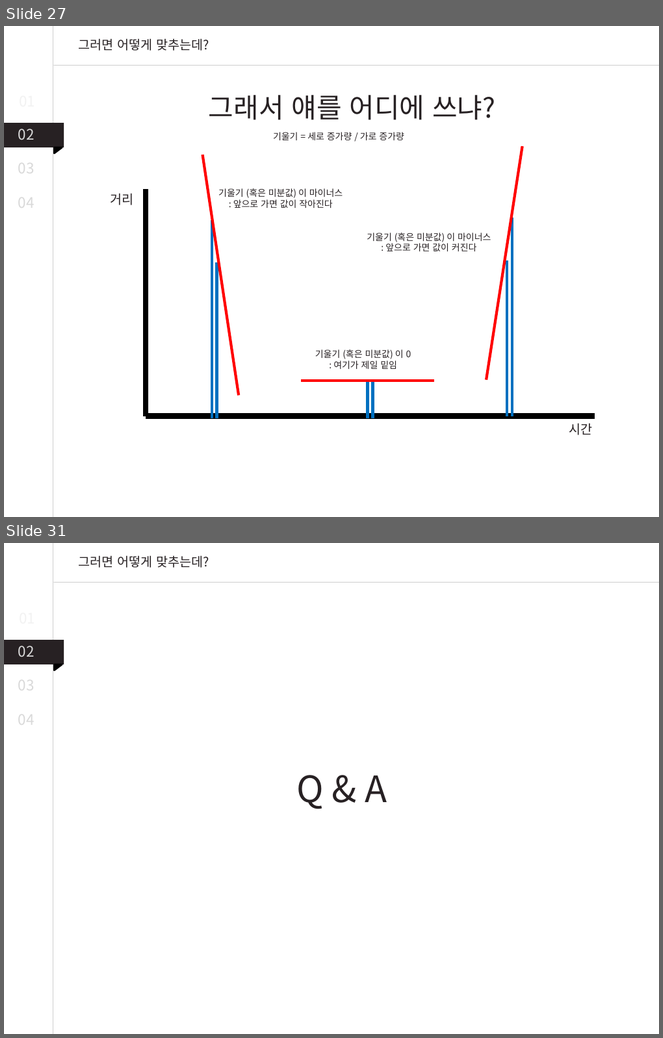
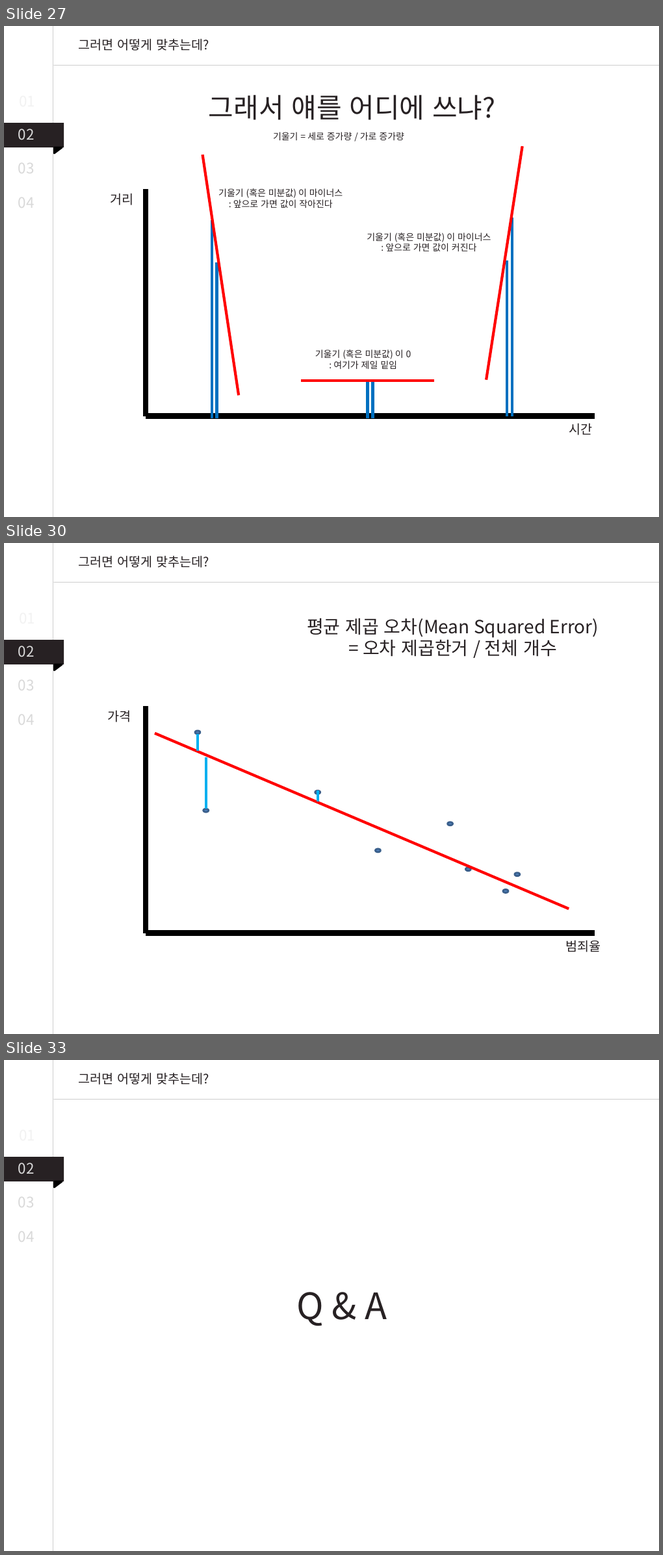
Before and after one commit to LemonDouble/TIL, a slide deck: study/ML_basic.pptx. Shown one above the other, each under a label of ours: slides 27 and 31 before the commit, slides 27, 30 and 33 after it; the slides between them are not shown. The pictures are 663x1038 and 663x1555 pixels, drawn with LibreOffice and Linux fonts; fonts in the diff are those of the drawing. Boxes give left, top, right and bottom in pixels: in the first picture for what was removed or moved away, otherwise in the second. Text is boxed around its words. In the diff, an @@ line names an element or a change of style, - is before the commit and + after.

```diff
--- a/study/ML_basic.pptx
+++ b/study/ML_basic.pptx
@@ slide 30 added at bbox=[4, 543, 659, 1034], background #FFFFFF @@
@@ line added from (53, 543) to (53, 1034), #A6A6A6 0.75 pt @@
@@ text added at bbox=[79, 555, 209, 568], 14 pt, text #272123 @@
+그러면 어떻게 맞추는데?
@@ line added from (659, 582) to (54, 582), #A6A6A6 0.75 pt @@
@@ text added at bbox=[307, 618, 599, 657], 20 pt, text #272123 @@
+평균 제곱 오차(Mean Squared Error)
+= 오차 제곱한거 / 전체 개수
@@ rectangle added at bbox=[4, 640, 64, 665], fill #272123 @@
@@ text added at bbox=[18, 646, 35, 657], 16 pt, text #D9D9D9 @@
+02
@@ text added at bbox=[18, 674, 35, 695], 16 pt, text #D9D9D9 @@
+03
@@ right triangle added at bbox=[54, 665, 62, 670], fill #000000, outline #000000 2 pt @@
@@ text added at bbox=[18, 709, 35, 730], 16 pt, text #D9D9D9 @@
+04
@@ text added at bbox=[107, 710, 131, 722], 14 pt, text #272123 @@
+가격
@@ line added from (146, 934) to (146, 706), #000000 6 pt @@
@@ line added from (155, 733) to (569, 909), #FF0000 3 pt @@
@@ ellipse added at bbox=[195, 731, 200, 734], fill #4F81BD, outline #3A5F8C 2 pt @@
@@ line added from (198, 734) to (198, 752), #00B0F0 3 pt @@
@@ line added from (206, 758) to (206, 809), #00B0F0 3 pt @@
@@ ellipse added at bbox=[315, 791, 321, 794], fill #4F81BD, outline #3A5F8C 2 pt @@
@@ line added from (318, 791) to (318, 802), #00B0F0 3 pt @@
@@ ellipse added at bbox=[203, 809, 208, 812], fill #4F81BD, outline #3A5F8C 2 pt @@
@@ ellipse added at bbox=[447, 822, 452, 825], fill #4F81BD, outline #3A5F8C 2 pt @@
@@ ellipse added at bbox=[376, 849, 381, 852], fill #4F81BD, outline #3A5F8C 2 pt @@
@@ ellipse added at bbox=[466, 868, 471, 871], fill #4F81BD, outline #3A5F8C 2 pt @@
@@ ellipse added at bbox=[515, 873, 520, 876], fill #4F81BD, outline #3A5F8C 2 pt @@
@@ ellipse added at bbox=[503, 889, 508, 893], fill #4F81BD, outline #3A5F8C 2 pt @@
@@ line added from (146, 934) to (595, 934), #000000 6 pt @@
@@ text added at bbox=[566, 940, 601, 953], 14 pt, text #272123 @@
+범죄율
@@ what was slide 31 is now slide 33 @@
```
Also in this commit, not shown: 5 slides changed, 1 other slide added.
